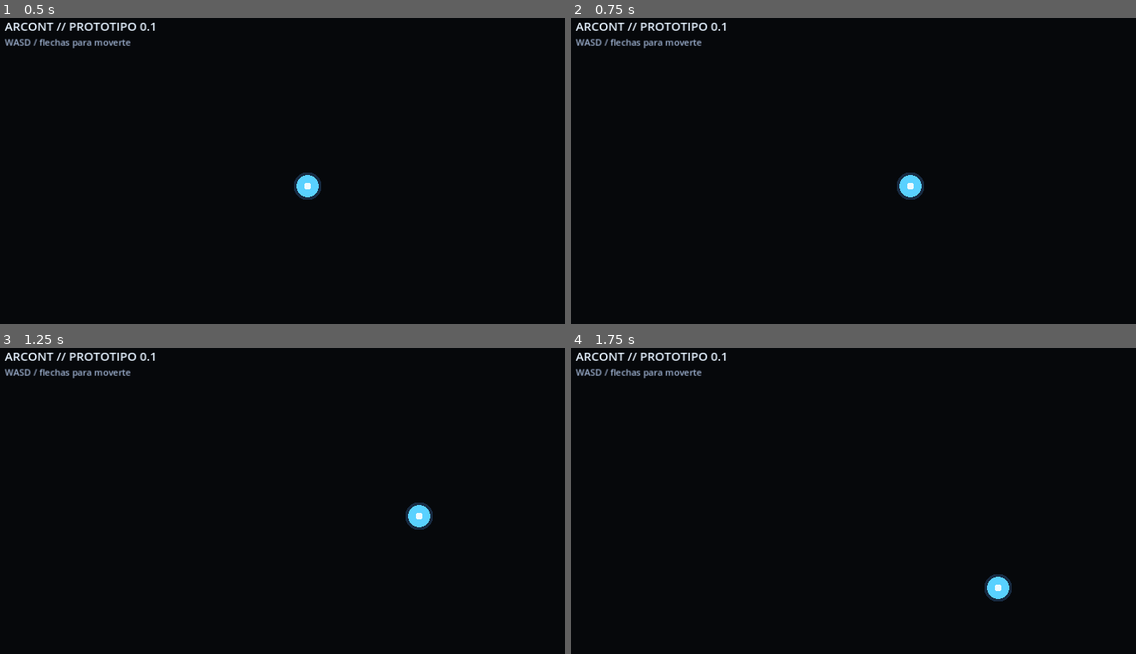
Above: before the commit, frames 1-4 (two rows, left to right).
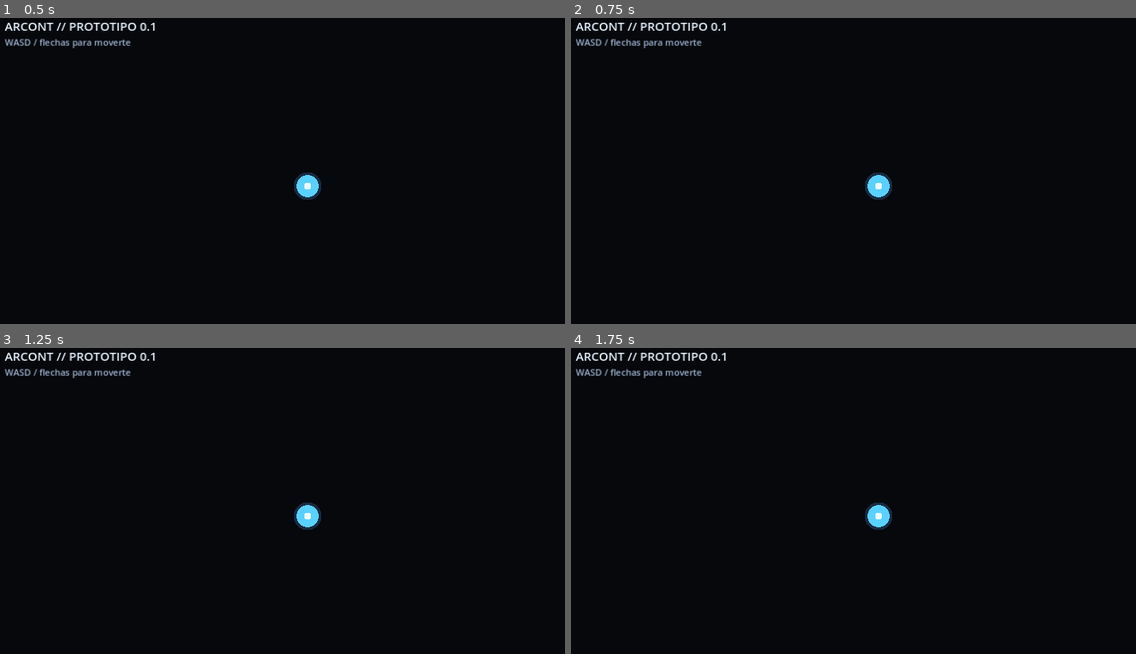
Above: after the commit, the same moments.

Repository: heliossamuelhernandezreyes/Arcont
Game: Godot game, scene res://scenes/main.tscn
Same seed, same stepped clock (60 frames per second), same inputs: the game is played once before the commit and once after it.
Inputs:
- Up to frame 1 (0.5 s): no input
- Up to frame 2 (0.75 s): tap Enter at 0.5 s; hold D (move_right, bound only before the commit) from 0.53 s (still down)
- Up to frame 3 (1.25 s): keep holding D (move_right, bound only before the commit)
- Up to frame 4 (1.75 s): release D (move_right, bound only before the commit) at 1.28 s; hold S (move_down, bound only before the commit) from 1.28 s (still down)

Frame 1 is identical in both runs. In frame 2, 0.7% of the frame differs, in the area x 52-63%, y 50-60%; in frame 3, 0.7%; in frame 4, 0.7%.

Commit message:
fix: simplify project config for reliable startup

Diff:
--- a/project.godot
+++ b/project.godot
@@ -18,21 +18,3 @@
 renderer/rendering_method="gl_compatibility"
 renderer/rendering_method.mobile="gl_compatibility"
 environment/defaults/default_clear_color=Color(0.025, 0.03, 0.045, 1)
-
-[input]
-move_left={
-"deadzone": 0.5,
-"events": [Object(InputEventKey,"physical_keycode":65), Object(InputEventKey,"physical_keycode":4194311)]
-}
-move_right={
-"deadzone": 0.5,
-"events": [Object(InputEventKey,"physical_keycode":68), Object(InputEventKey,"physical_keycode":4194313)]
-}
-move_up={
-"deadzone": 0.5,
-"events": [Object(InputEventKey,"physical_keycode":87), Object(InputEventKey,"physical_keycode":4194320)]
-}
-move_down={
-"deadzone": 0.5,
-"events": [Object(InputEventKey,"physical_keycode":83), Object(InputEventKey,"physical_keycode":4194322)]
-}
